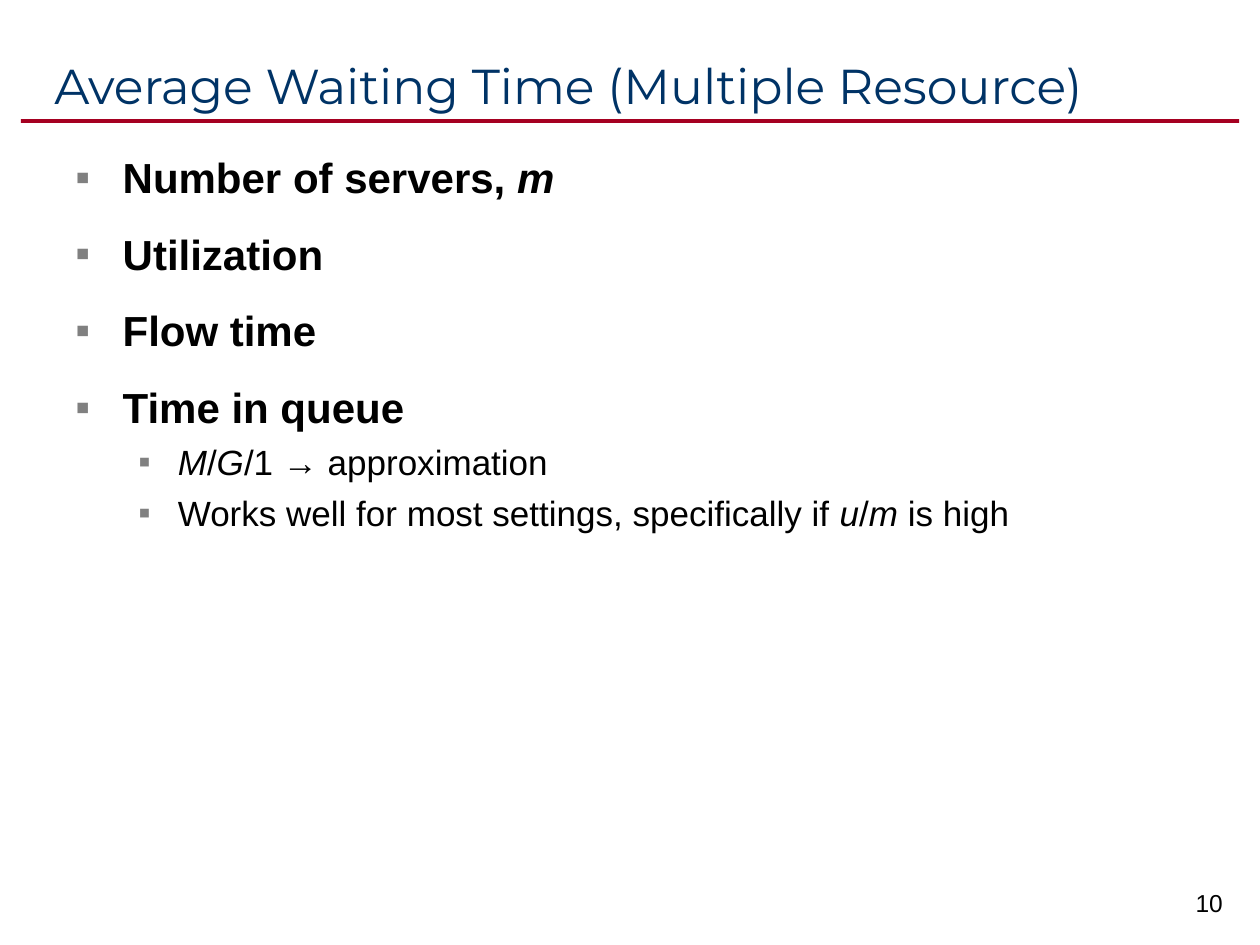
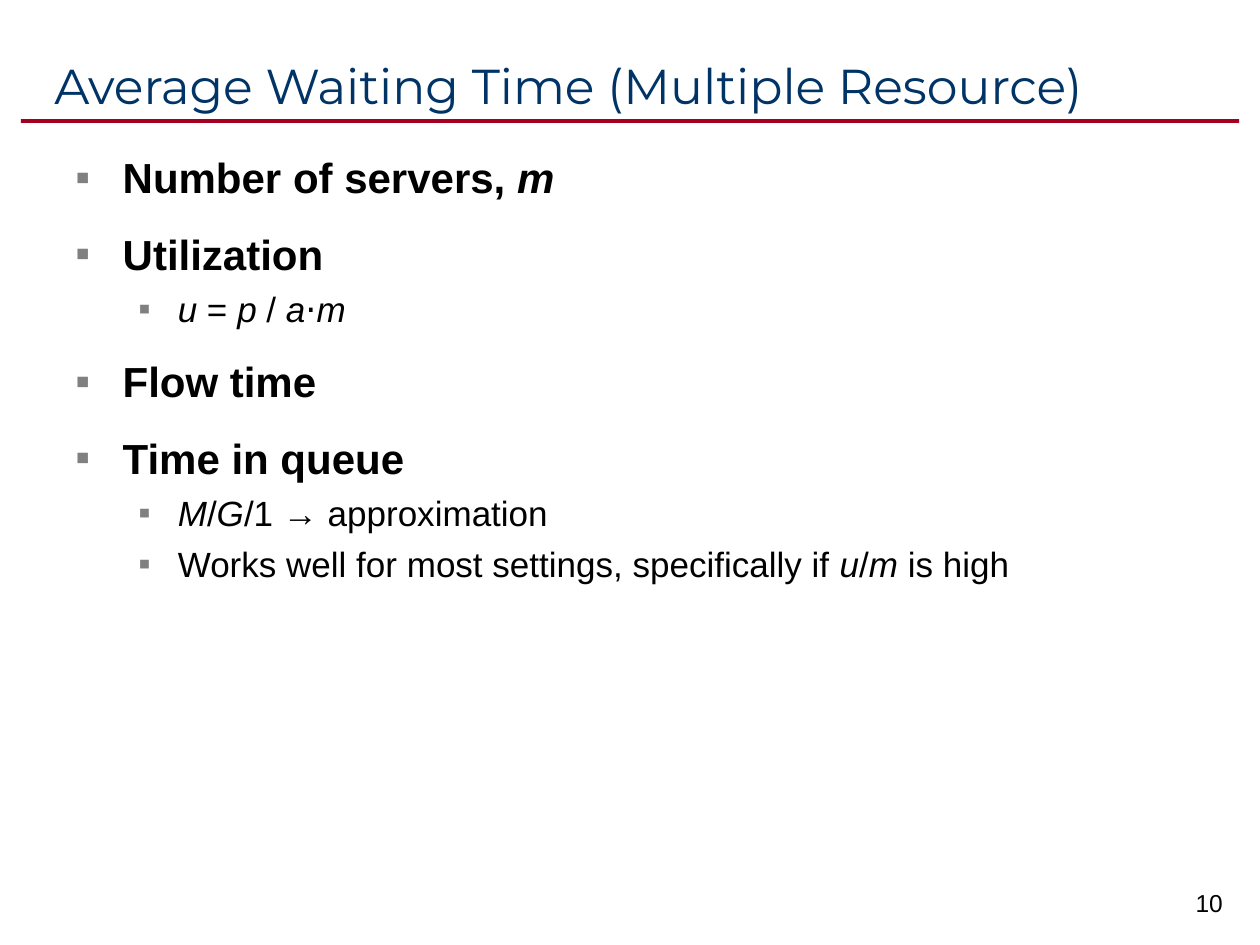
Before and after one commit to ikelab/courses, a slide deck: slide 10 of pm2016/c08.ppt. Drawn at 1260x945 pixels with LibreOffice and Linux fonts; fonts in the diff are those of the drawing. Boxes give left, top, right and bottom in pixels: in the first picture for what was removed or moved away, otherwise in the second. Text is boxed around its words. In the diff, an @@ line names an element or a change of style, - is before the commit and + after.

```diff
--- a/pm2016/c08.ppt
+++ b/pm2016/c08.ppt
@@ text at (178, 303, 346, 329): paragraph added @@
+  ▪ u = p / a⋅m
```
Also in this commit, not shown: 5 other slides changed.
